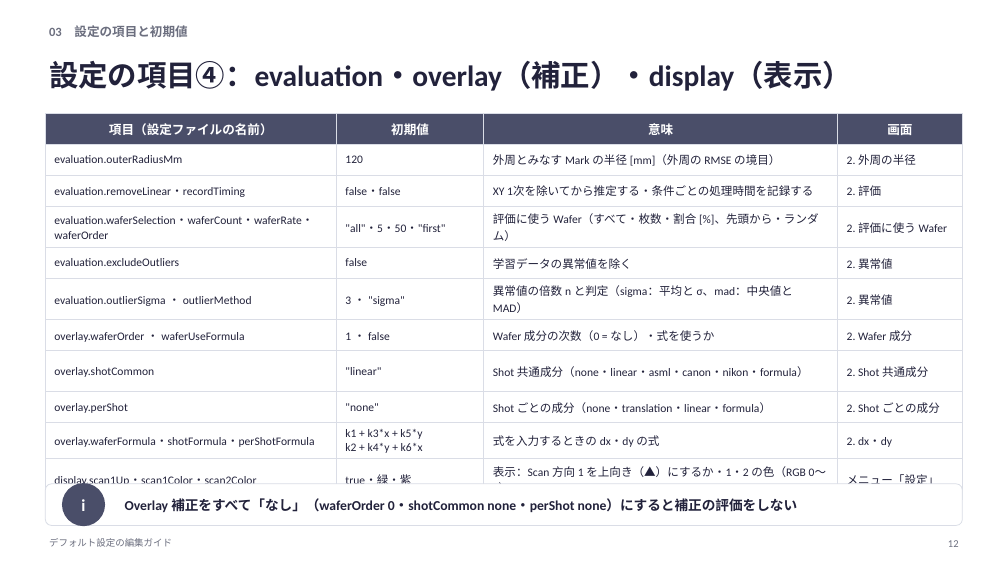
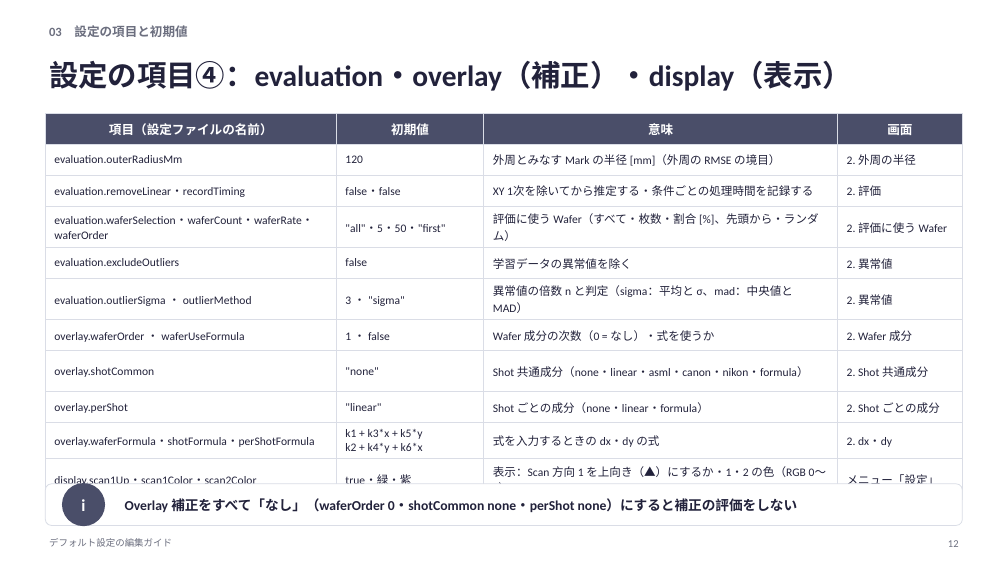
Before and after one commit to rsakamoto-0824/alignment-estimation-benchmark, a slide deck: slide 12 of matlab_app/docs/defaults_guide/デフォルト設定の編集ガイド.pptx. Drawn at 1008x567 pixels with LibreOffice and Linux fonts; fonts in the diff are those of the drawing. Boxes give left, top, right and bottom in pixels: in the first picture for what was removed or moved away, otherwise in the second. Text is boxed around its words. In the diff, an @@ line names an element or a change of style, - is before the commit and + after.

```diff
--- a/matlab_app/docs/defaults_guide/デフォルト設定の編集ガイド.pptx
+++ b/matlab_app/docs/defaults_guide/デフォルト設定の編集ガイド.pptx
@@ table at [45, 113, 963, 491] @@
@@ row 8, column 2: ""linear"" to ""none"" @@
@@ row 9, column 2: ""none"" to ""linear"" @@
-row 9, column 3: Shot ごとの成分（none・translation・linear・formula）
+row 9, column 3: Shot ごとの成分（none・linear・formula）
```
Also in this commit, not shown: 6 other slides changed, 44 other files.
